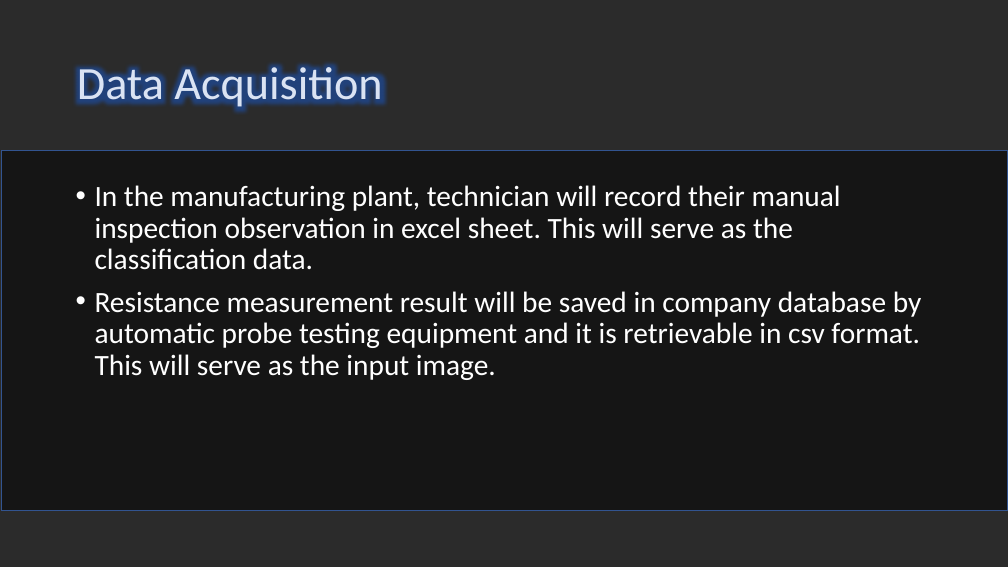
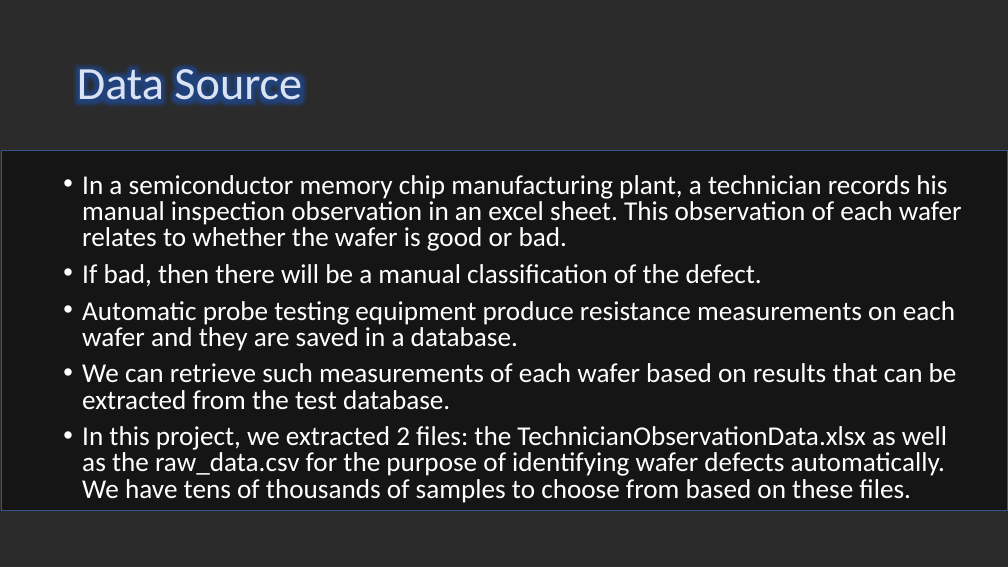
Before and after one commit to optimusium/PSUPR2, a slide deck: slide 13 of CA2 Identifying Wafer Failures with Deep Learning2_26Sep19.pptx (slide 8 before the commit). Drawn at 1008x567 pixels with LibreOffice and Linux fonts; fonts in the diff are those of the drawing; background and template pictures are left out; a plain dark background stands for a picture behind light text. Boxes give left, top, right and bottom in pixels: in the first picture for what was removed or moved away, otherwise in the second. Text is boxed around its words. In the diff, an @@ line names an element or a change of style, - is before the commit and + after.

```diff
--- a/CA2 Identifying Wafer Failures with Deep Learning2_26Sep19.pptx
+++ b/CA2 Identifying Wafer Failures with Deep Learning2_26Sep19.pptx
@@ title at (x1=77, y1=61, x2=302, y2=111): text changed @@
-Data Acquisition
+Data Source
@@ text at (x1=82, y1=175, x2=962, y2=503): text changed; size 28 to 25.9 pt @@
-• In the manufacturing plant, technician will record their manual inspection observation in excel sheet. This will serve as the classification data.
-• Resistance measurement result will be saved in company database by automatic probe testing equipment and it is retrievable in csv format. This will serve as the input image.
+• In a semiconductor memory chip manufacturing plant, a technician records his manual inspection observation in an excel sheet. This observation of each wafer relates to whether the wafer is good or bad.
+• If bad, then there will be a manual classification of the defect.
+• Automatic probe testing equipment produce resistance measurements on each wafer and they are saved in a database.
+• We can retrieve such measurements of each wafer based on results that can be extracted from the test database.
+• In this project, we extracted 2 files: the TechnicianObservationData.xlsx as well as the raw_data.csv for the purpose of identifying wafer defects automatically. We have tens of thousands of samples to choose from based on these files.
```
Also in this commit, not shown: 17 other slides changed, 2 slides added, 3 slides removed, 4 other files.
